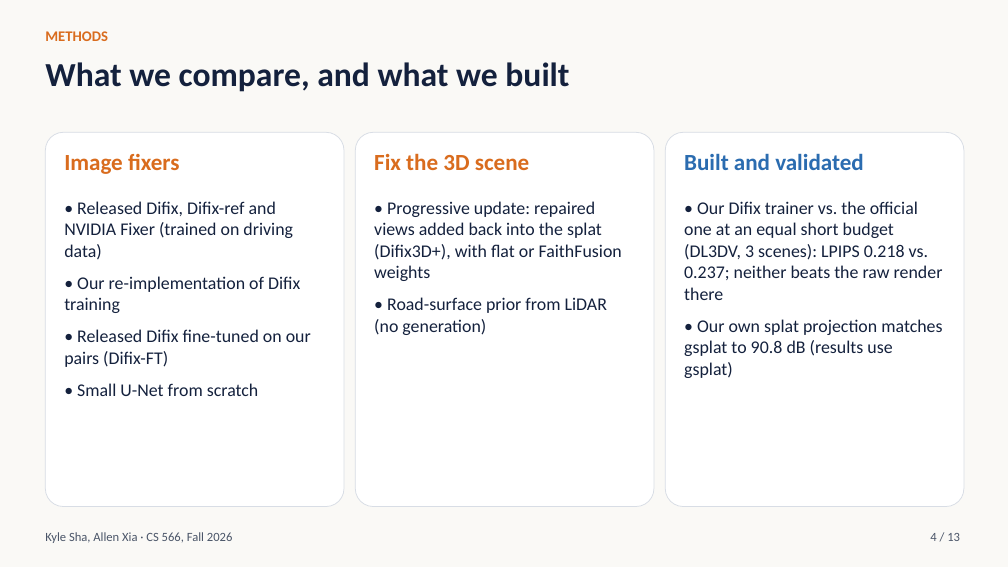
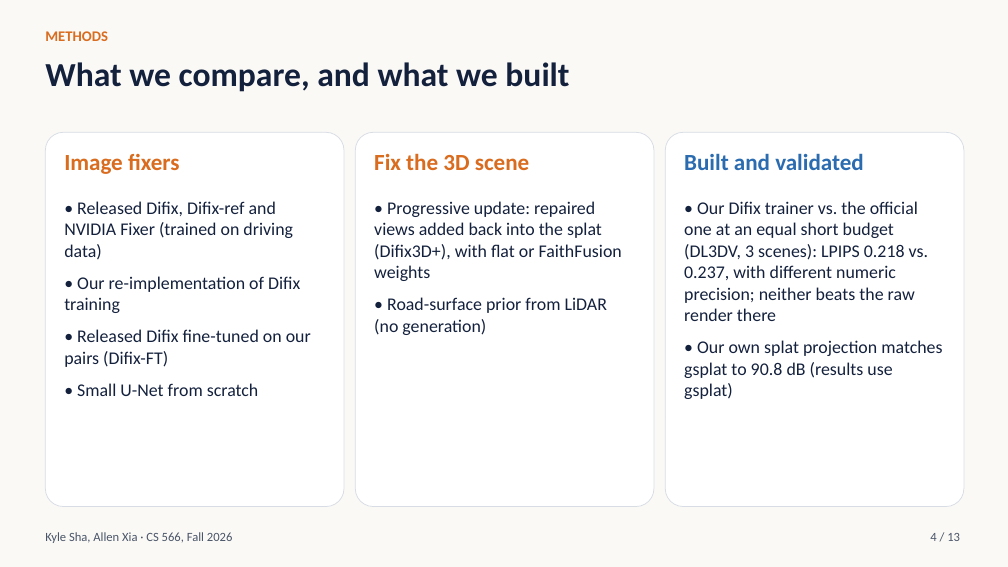
Before and after one commit to ksha23/cs566-drive-sim-trust, a slide deck: slide 4 of presentation/cs566_drive_sim_talk.pptx. Drawn at 1008x567 pixels with LibreOffice and Linux fonts; fonts in the diff are those of the drawing. Boxes give left, top, right and bottom in pixels: in the first picture for what was removed or moved away, otherwise in the second. Text is boxed around its words. In the diff, an @@ line names an element or a change of style, - is before the commit and + after.

```diff
--- a/presentation/cs566_drive_sim_talk.pptx
+++ b/presentation/cs566_drive_sim_talk.pptx
@@ text at box(684, 201, 929, 321): text changed @@
-• Our Difix trainer vs. the official one at an equal short budget (DL3DV, 3 scenes): LPIPS 0.218 vs. 0.237; neither beats the raw render there
+• Our Difix trainer vs. the official one at an equal short budget (DL3DV, 3 scenes): LPIPS 0.218 vs. 0.237, with different numeric precision; neither beats the raw render there
```
Also in this commit, not shown: 2 other slides changed, 23 other files.
